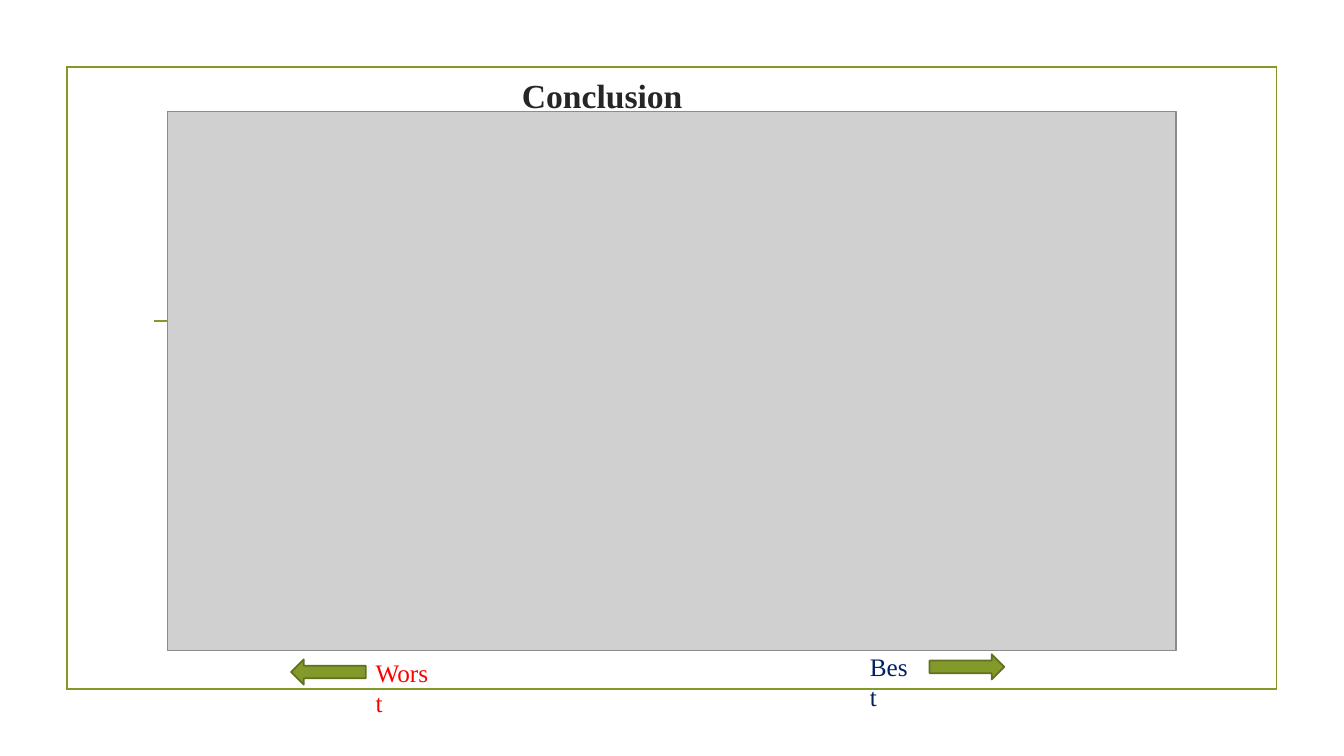
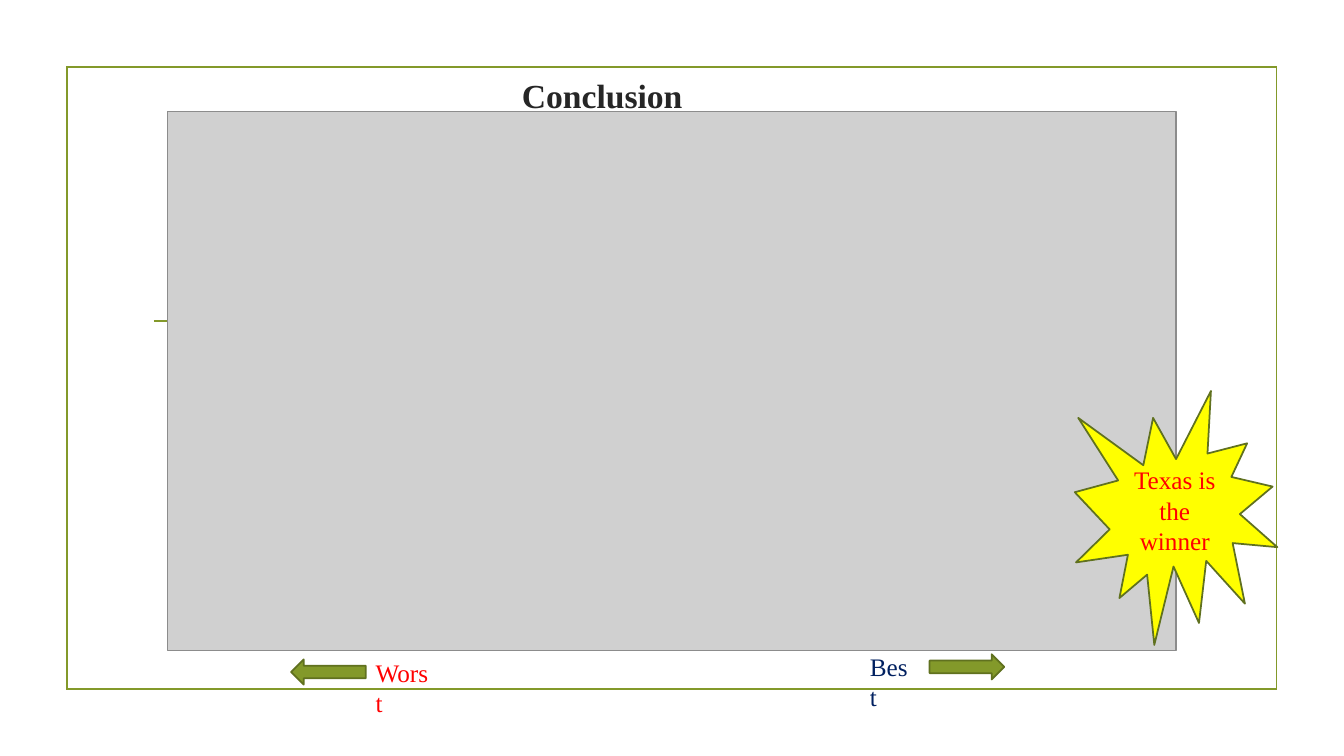
Before and after one commit to prakashbalasubramaniam/The_Incredible_Quad, a slide deck: slide 27 of BestStateChoice2018_Presentation.pptx. Drawn at 1344x756 pixels with LibreOffice and Linux fonts; fonts in the diff are those of the drawing; grey boxes stand for pictures; background and template pictures are left out. Boxes give left, top, right and bottom in pixels: in the first picture for what was removed or moved away, otherwise in the second. Text is boxed around its words. In the diff, an @@ line names an element or a change of style, - is before the commit and + after.

```diff
--- a/BestStateChoice2018_Presentation.pptx
+++ b/BestStateChoice2018_Presentation.pptx
@@ irregular seal added at (1075, 391, 1277, 645), fill #FFFF00, outline #61711F 1.25 pt, 18 pt, text #FF0000 @@
+Texas is the winner
```
Also in this commit, not shown: 5 other slides changed.
